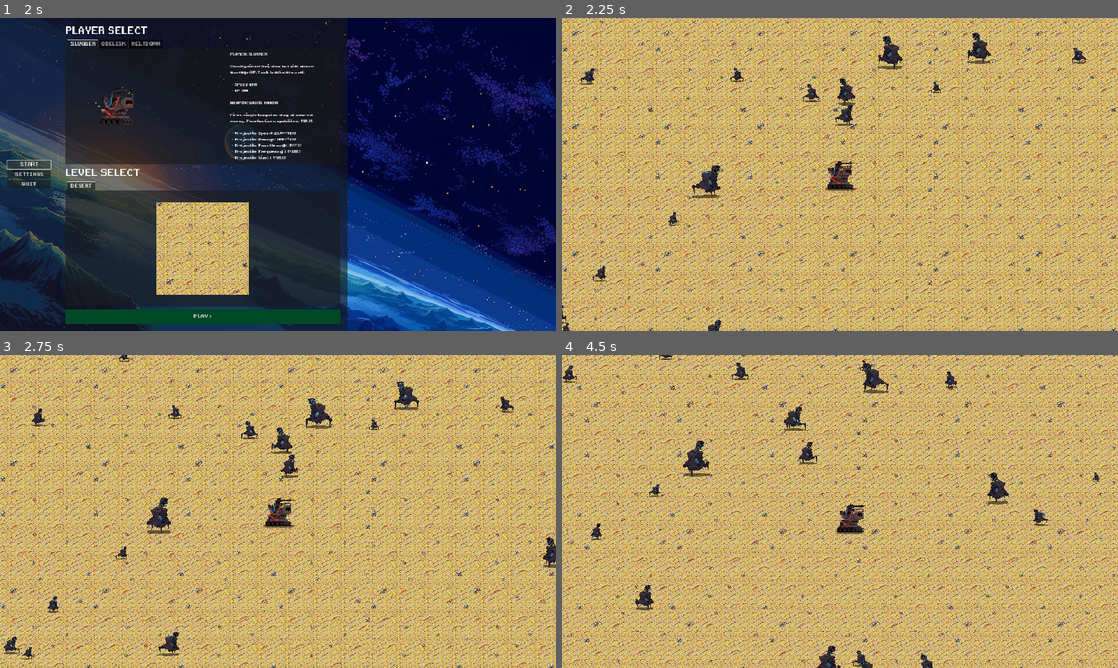
Above: before the commit, frames 1-4 (two rows, left to right).
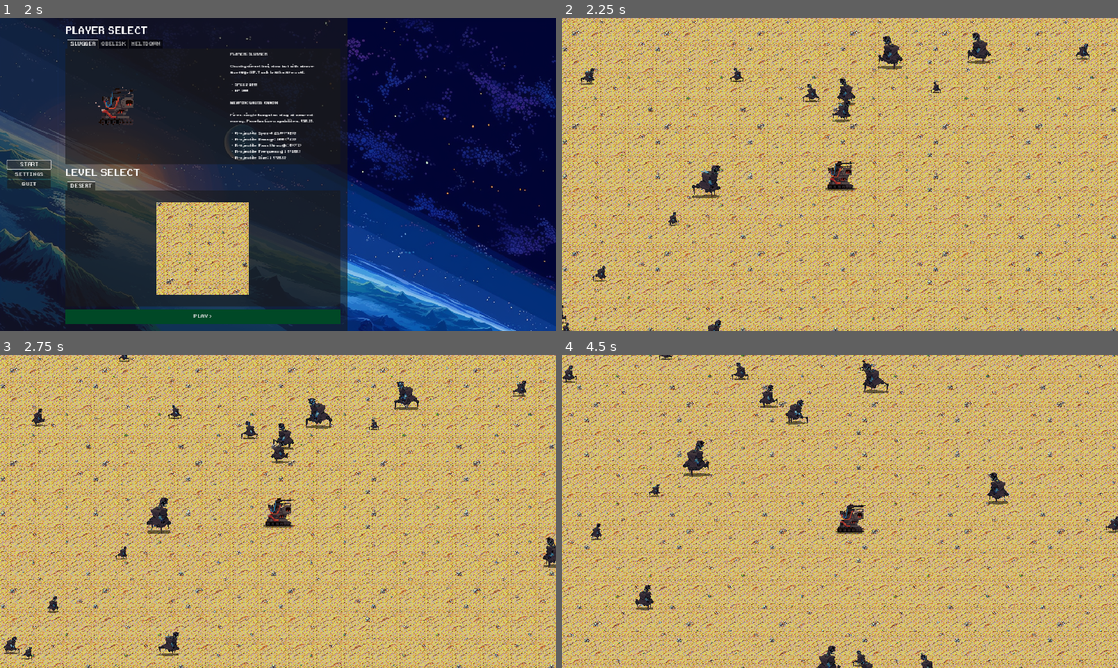
Above: after the commit, the same moments.

Repository: meridew/ROTR-v6
Game: Godot game, scene res://Main.tscn
Same seed, same stepped clock (60 frames per second), same inputs: the game is played once before the commit and once after it.
Inputs:
- Up to frame 1 (2 s): click "START" at 0.5 s; click "START" at 1.25 s
- Up to frame 2 (2.25 s): click "PLAY >" at 2 s
- Up to frame 3 (2.75 s): no input
- Up to frame 4 (4.5 s): hold D (right) 2.78-3.53 s; hold S (down) 3.53-4.28 s; hold D (right) from 4.28 s (still down)

Frame 1 is identical in both runs. In frame 2, 0.3% of the frame differs, in the area x 48-95%, y 8-35%; in frame 3, 0.5%; in frame 4, 0.7%, in the area x 35-100%, y 5-57%.
Error after the commit: Invalid access to property or key 'global_position' on a base object of type 'Node (Global.gd)'. (res://classes/State.gd:94)

Commit message:
Update State.gd

Diff:
--- a/classes/State.gd
+++ b/classes/State.gd
@@ -91,10 +91,10 @@
 		circle_timer += delta
 		if circle_timer < circle_duration:
 			# Compute a circling direction with gradually reducing radius
-			var direction = (mob.player.global_position - mob.global_position).normalized()
+			var direction = (Global.player.global_position - Global.global_position).normalized()
 			var perpendicular = Vector2(direction.y, -direction.x)
-			var circling_point = mob.player.global_position + direction * radius + perpendicular.rotated(angle_speed * circle_timer) * radius
-			direction = (circling_point - mob.global_position).normalized() * mob.stats.speed.current_value
+			var circling_point = Global.player.global_position + direction * radius + perpendicular.rotated(angle_speed * circle_timer) * radius
+			direction = (circling_point - Global.global_position).normalized() * mob.stats.speed.current_value
 
 			# Decrease the radius to move closer to the player
 			radius -= mob.stats.speed.current_value * delta
